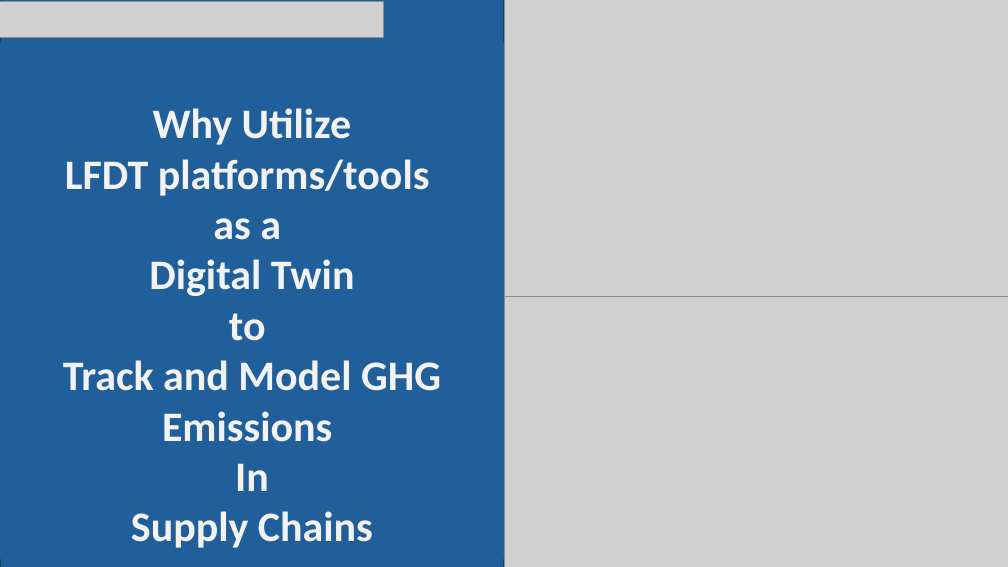
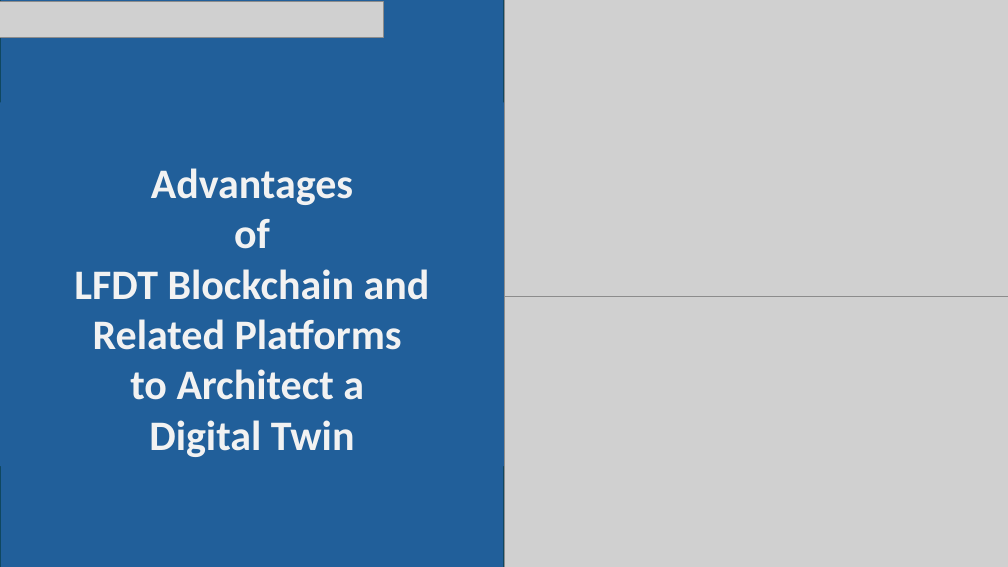
Before and after one commit to JSPApril/NZDT-Architecture, a slide deck: slide 15 of Net Zero Digital Twin-In Process - working copy.pptx (slide 14 before the commit). Drawn at 1008x567 pixels with LibreOffice and Linux fonts; fonts in the diff are those of the drawing; grey boxes stand for pictures. Boxes give left, top, right and bottom in pixels: in the first picture for what was removed or moved away, otherwise in the second. Text is boxed around its words. In the diff, an @@ line names an element or a change of style, - is before the commit and + after.

```diff
--- a/Net Zero Digital Twin-In Process - working copy.pptx
+++ b/Net Zero Digital Twin-In Process - working copy.pptx
@@ text "Advantages": place and size @@
-text "Advantages" at (0,42,504,559)
+text "Advantages" at (74,168,430,457)
@@ text at (74,168,430,400): text changed @@
-Why Utilize
-LFDT platforms/tools
-as a
+Advantages
+of
+LFDT Blockchain and Related Platforms
+to Architect a
@@ text at (63,313,441,548): paragraphs removed @@
-to
-Track and Model GHG Emissions
-In
-Supply Chains
```
Also in this commit, not shown: 9 other slides changed, 16 slides added, 1 other file.
